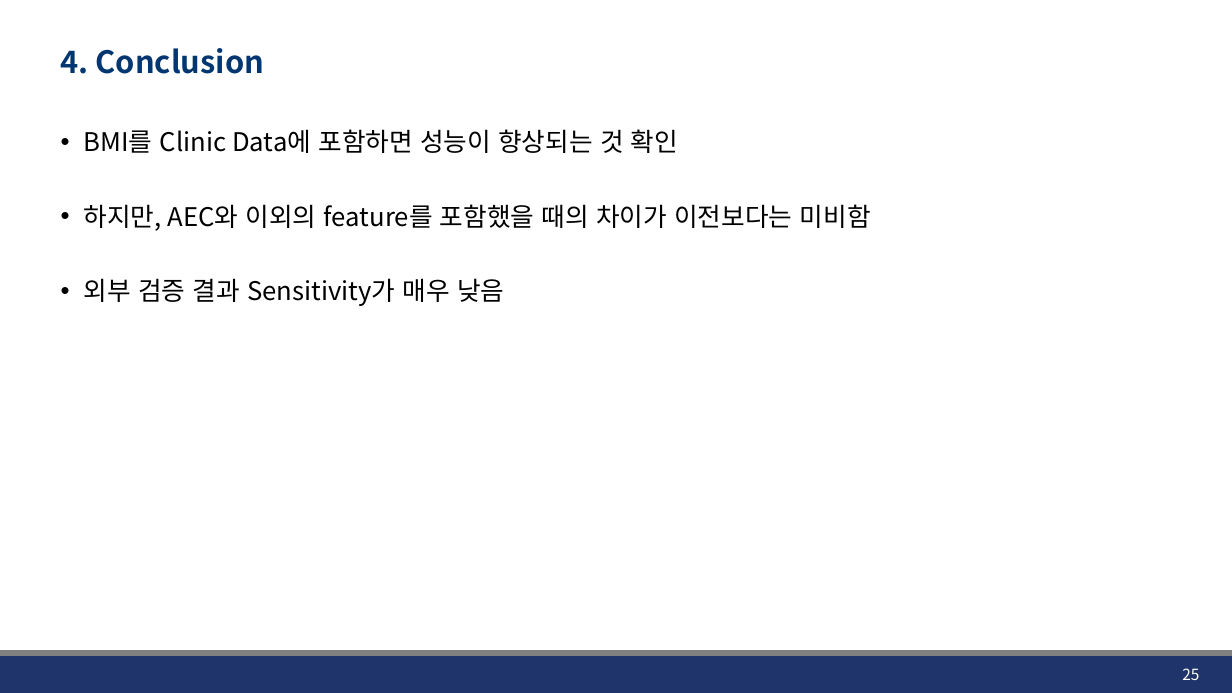
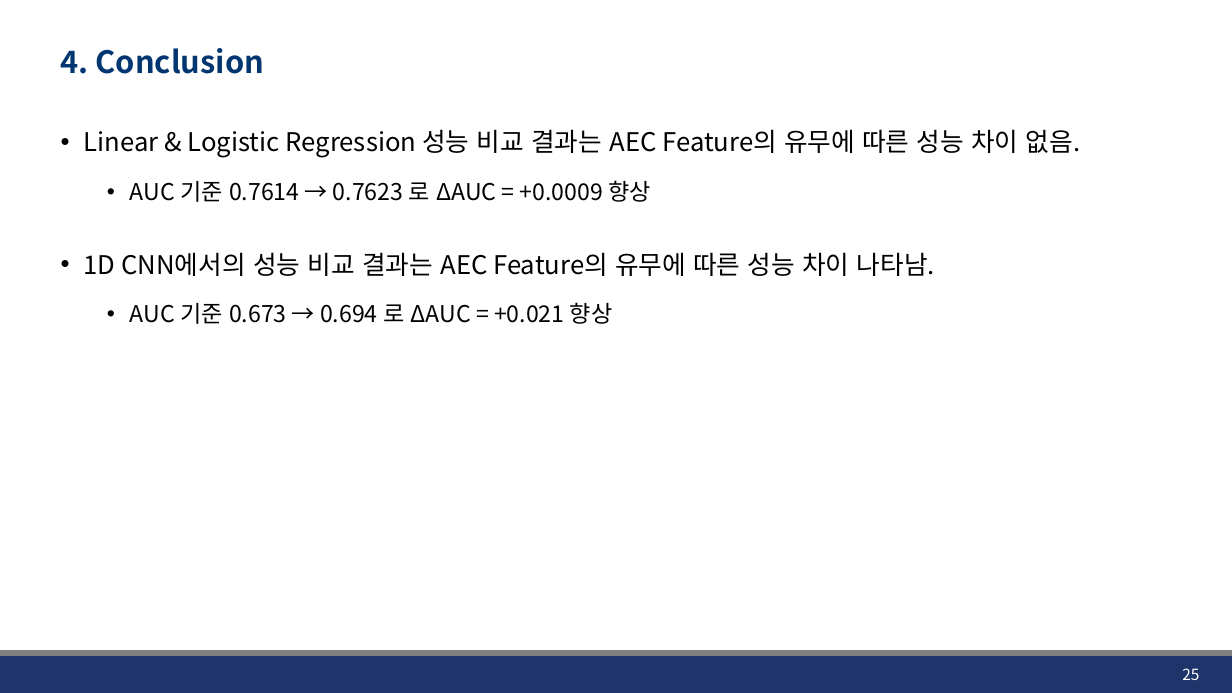
Before and after one commit to JHWannabe/2026-1_Study, a slide deck: slide 25 of 연구자료/260508_AEC_SMI_Analysis.pptx. Drawn at 1232x693 pixels with LibreOffice and Linux fonts; fonts in the diff are those of the drawing; background and template pictures are left out. Boxes give left, top, right and bottom in pixels: in the first picture for what was removed or moved away, otherwise in the second. Text is boxed around its words. In the diff, an @@ line names an element or a change of style, - is before the commit and + after.

```diff
--- a/연구자료/260508_AEC_SMI_Analysis.pptx
+++ b/연구자료/260508_AEC_SMI_Analysis.pptx
@@ text at bbox=[84, 129, 1081, 324]: text changed @@
-• BMI를 Clinic Data에 포함하면 성능이 향상되는 것 확인
-• 하지만, AEC와 이외의 feature를 포함했을 때의 차이가 이전보다는 미비함
-• 외부 검증 결과 Sensitivity가 매우 낮음
+• Linear & Logistic Regression 성능 비교 결과는 AEC Feature의 유무에 따른 성능 차이 없음.
+  • AUC 기준 0.7614 → 0.7623 로 ΔAUC = +0.0009 향상
+• 1D CNN에서의 성능 비교 결과는 AEC Feature의 유무에 따른 성능 차이 나타남.
+  • AUC 기준 0.673 → 0.694 로 ΔAUC = +0.021 향상
```
Also in this commit, not shown: 6 other slides changed, 2 other files.
